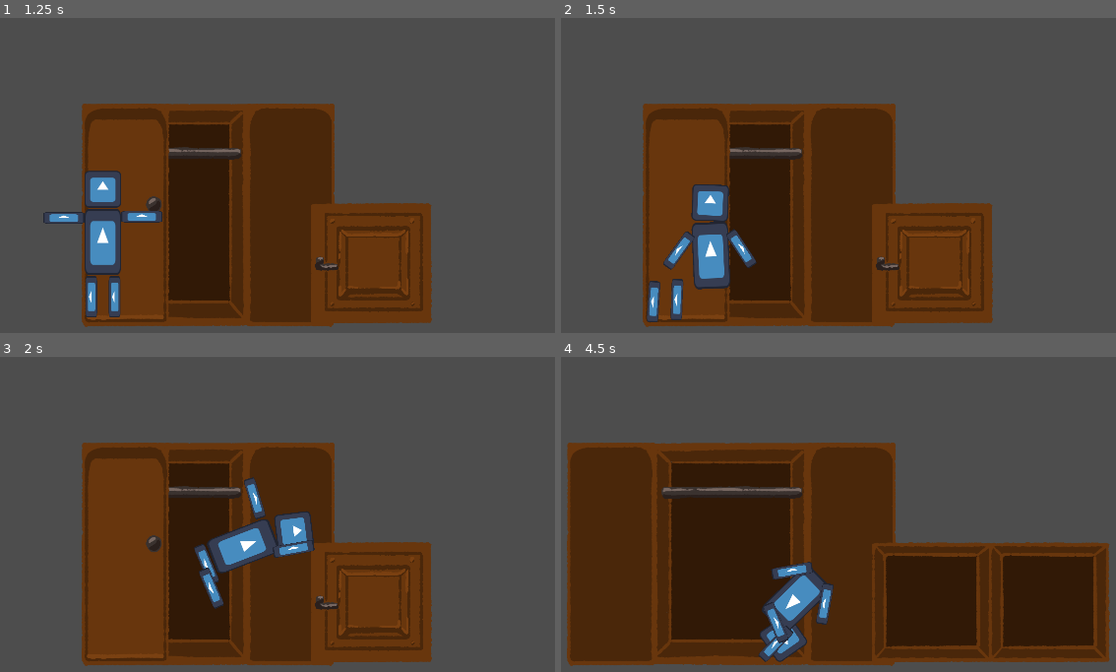
Above: before the commit, frames 1-4 (two rows, left to right).
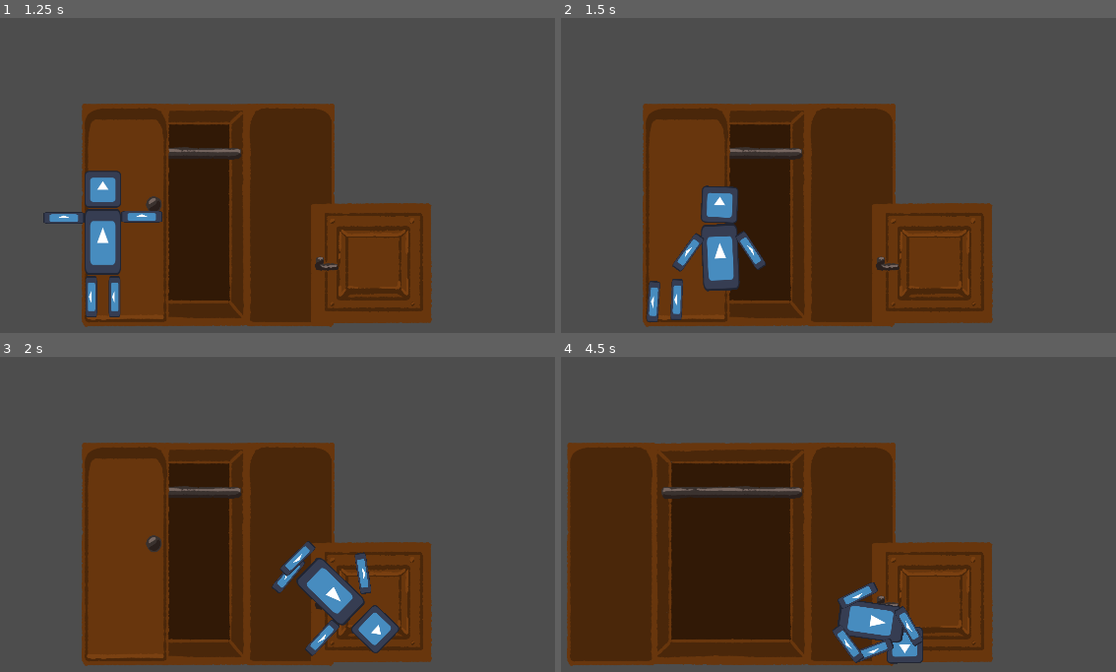
Above: after the commit, the same moments.

Repository: MaiaNavas404/global-game-jam-antwerp-MV
Game: Godot game, scene res://Levels/test_level.tscn
The game is run twice, just before and just after one commit, with the same random seed, the same clock (stepped at 60 frames per second) and the same inputs. The engine's default icon, where the game draws it, is replaced by a stand-in: a white triangle on a blue panel in a dark square.
Inputs (mouse positions are in pixels of both pictures, inside the frame that each line leads up to):
- Up to frame 1 (1.25 s): drag from (216, 216) to (371, 263) at 0.52 s
- Up to frame 2 (1.5 s): drag from (688, 216) to (932, 263) at 1.27 s
- Up to frame 3 (2 s): no input
- Up to frame 4 (4.5 s): move the mouse to (932, 602) at 2.02 s; click (932, 602) at 2.1 s; drag from (849, 404) to (777, 555) at 2.77 s; move the mouse to (outside the picture) at 3.52 s; click (outside the picture) at 3.6 s; drag from (683, 511) to (677, 404) at 4.27 s

Frame 1 is identical in both runs. In frame 2, 2.7% of the frame differs, in the area x 15-37%, y 52-96%; in frame 3, 6.0%; in frame 4, 18%, in the area x 35-99%, y 58-98%.
Error before the commit: Invalid access to property or key 'overlapping_area_count' on a base object of type 'RigidBody2D'. (res://RoomProps/hidableprops.gd:34)

Commit message:
ragdoll :')

Diff:
--- a/ggj-antwerp/RoomProps/Cupboard/cupboard.tscn
+++ b/ggj-antwerp/RoomProps/Cupboard/cupboard.tscn
@@ -56,12 +56,10 @@
 collision_mask = 0
 
 [node name="CollisionShape2D" type="CollisionShape2D" parent="CupboardL/ClickingArea" unique_id=12285542 groups=["Disabled"]]
-visible = false
 position = Vector2(156, 0)
 shape = SubResource("RectangleShape2D_1hxk6")
 
 [node name="CollisionShape2D2" type="CollisionShape2D" parent="CupboardL/ClickingArea" unique_id=479959953 groups=["Active"]]
-visible = false
 position = Vector2(292.75, 0)
 shape = SubResource("RectangleShape2D_hi20d")
 
--- a/ggj-antwerp/RoomProps/hidableprops.gd
+++ b/ggj-antwerp/RoomProps/hidableprops.gd
@@ -6,8 +6,13 @@
 var disabled_sprite : Sprite2D
 var active_clicking_collision : CollisionShape2D
 var disabled_clicking_collision : CollisionShape2D
-var hidable := false
-
+var hidable := false:
+	set(value):
+		if value:
+			clickable_area.z_index = 0
+		else:
+			clickable_area.z_index = 1
+		hidable = value
 func _ready():
 
 	for child in get_children():
@@ -24,6 +29,7 @@
 					disabled_clicking_collision = collisionshape
 	super._ready()
 	disabled_sprite.z_index = 1
+	clickable_area.z_index = 1
 	#hiding_area.area_entered.connect(on_dead_body_entered)
 	on_state_disabled()
 
@@ -31,8 +37,8 @@
 	if hidable:
 		var dead_bodies = hiding_area.get_overlapping_bodies()
 		for dead_body in dead_bodies:
-			if dead_body.overlapping_area_count >= dead_body.total_area_count and !dead_body.is_hidden:
-				hide_dead_body(dead_body)
+			if dead_body.get_parent().overlapping_area_count >= dead_body.get_parent().total_area_count and !dead_body.get_parent().is_hidden:
+				hide_dead_body(dead_body.get_parent())
 
 
 func on_state_disabled():
@@ -52,6 +58,8 @@
 	disabled_clicking_collision.disabled = state
 	active_clicking_collision.disabled = !state
 
-func hide_dead_body(body : RigidBody2D):
-	body.freeze = true
+func hide_dead_body(body):
+	for part in body.body_parts:
+		part.freeze = true
+
 	body.is_hidden = true
--- a/ggj-antwerp/SuspectObjects/body.gd
+++ b/ggj-antwerp/SuspectObjects/body.gd
@@ -15,12 +15,13 @@
 	set(value):
 		if value:
 			for part in body_parts:
+				part.gravity_scale = 0
 				part.freeze = true
 
 		elif !is_hidden:
 			for part in body_parts:
+				part.gravity_scale = 1
 				part.freeze = false
-
 		dragging = value
 
 @onready var torso := $Torso
@@ -34,28 +35,36 @@
 func _ready():
 	mouse_drag_area.mouse_entered.connect(_on_mouse_entered)
 	mouse_drag_area.mouse_exited.connect(_on_mouse_exited)
-	for area in $HideCheckAreas.get_children():
-		area.area_entered.connect(on_dead_body_area_entered)
-		area.area_exited.connect(on_dead_body_area_exited)
-		total_area_count += 1
 	z_index = 2
 
 	for child in get_children():
 		if child is RigidBody2D:
 			body_parts.append(child)
 			body_part_offsets.append(child.position - torso.position )
+
+	for part in body_parts:
+
+		for child in part.get_children():
+			if child.is_in_group("HideAreaCheck"):
+				var area = child
+				area.area_entered.connect(on_dead_body_area_entered)
+				area.area_exited.connect(on_dead_body_area_exited)
+				total_area_count += 1
+
 func _physics_process(delta: float) -> void:
 	if Input.is_action_just_pressed("click") and draggable:
 		dragging = true
 		mouse_offset = torso.position - get_global_mouse_position()
-	if dragging:
+	if dragging and torso.position.distance_to(get_global_mouse_position() + mouse_offset) > 50:
 		var direction = torso.position.direction_to(get_global_mouse_position() + mouse_offset)
+		#torso.move_and_collide(direction * 3000.0 * delta)
 		for i in len(body_parts):
-			body_parts[i].move_and_collide(direction * 2000.0 * delta)
+			body_parts[i].move_and_collide(direction * 3000.0 * delta)
 	if Input.is_action_just_released("click"):
 		dragging = false
 	if overlapping_area_count < total_area_count:
 		is_hidden = false
+
 
 func on_dead_body_area_entered(area : Area2D):
 	overlapping_area_count += 1
--- a/ggj-antwerp/SuspectObjects/body.tscn
+++ b/ggj-antwerp/SuspectObjects/body.tscn
@@ -3,10 +3,10 @@
 [ext_resource type="Script" uid="uid://c6cfronwp0ni3" path="res://SuspectObjects/body.gd" id="1_owrkx"]
 [ext_resource type="Texture2D" uid="uid://bctl80hvn4aa6" path="res://CleaningTools/icon.svg" id="1_qc14p"]
 
-[sub_resource type="RectangleShape2D" id="RectangleShape2D_rs05b"]
-
 [sub_resource type="RectangleShape2D" id="RectangleShape2D_owrkx"]
 size = Vector2(128, 128)
+
+[sub_resource type="RectangleShape2D" id="RectangleShape2D_rs05b"]
 
 [sub_resource type="RectangleShape2D" id="RectangleShape2D_4ycrf"]
 size = Vector2(128, 232)
@@ -31,29 +31,10 @@
 [node name="Body" type="Node2D" unique_id=289655189]
 script = ExtResource("1_owrkx")
 
-[node name="HideCheckAreas" type="Node2D" parent="." unique_id=486478733]
-
-[node name="DeadBodyArea" type="Area2D" parent="HideCheckAreas" unique_id=165592094]
-position = Vector2(0, -288)
-collision_layer = 4
-collision_mask = 16
-
-[node name="CollisionShape2D" type="CollisionShape2D" parent="HideCheckAreas/DeadBodyArea" unique_id=860009793]
-position = Vector2(-48, -48)
-shape = SubResource("RectangleShape2D_rs05b")
-
-[node name="DeadBodyArea2" type="Area2D" parent="HideCheckAreas" unique_id=1393222579]
-collision_layer = 4
-collision_mask = 16
-
-[node name="CollisionShape2D" type="CollisionShape2D" parent="HideCheckAreas/DeadBodyArea2" unique_id=1515291019]
-position = Vector2(48, -160)
-shape = SubResource("RectangleShape2D_rs05b")
-
 [node name="Head" type="RigidBody2D" parent="." unique_id=1584142434]
 position = Vector2(0, -448)
 collision_layer = 4
-collision_mask = 48
+collision_mask = 32
 can_sleep = false
 
 [node name="Sprite2D" type="Sprite2D" parent="Head" unique_id=394085064]
@@ -62,10 +43,14 @@
 [node name="CollisionShape2D" type="CollisionShape2D" parent="Head" unique_id=880768615]
 shape = SubResource("RectangleShape2D_owrkx")
 
-[node name="PinJoint2D" type="PinJoint2D" parent="Head" unique_id=750117865]
-position = Vector2(0, 68)
-node_a = NodePath("..")
-node_b = NodePath("../../Torso")
+[node name="DeadBodyArea" type="Area2D" parent="Head" unique_id=165592094 groups=["HideAreaCheck"]]
+position = Vector2(0, 160)
+collision_layer = 4
+collision_mask = 16
+
+[node name="CollisionShape2D" type="CollisionShape2D" parent="Head/DeadBodyArea" unique_id=860009793]
+position = Vector2(0, -168)
+shape = SubResource("RectangleShape2D_rs05b")
 
 [node name="Torso" type="RigidBody2D" parent="." unique_id=2048034777]
 position = Vector2(0, -264)
@@ -84,10 +69,28 @@
 [node name="CollisionShape2D" type="CollisionShape2D" parent="Torso/MouseDragArea" unique_id=1196075669]
 shape = SubResource("RectangleShape2D_dxbx3")
 
+[node name="DeadBodyArea2" type="Area2D" parent="Torso" unique_id=1393222579 groups=["HideAreaCheck"]]
+position = Vector2(0, 264)
+collision_layer = 4
+collision_mask = 16
+
+[node name="CollisionShape2D" type="CollisionShape2D" parent="Torso/DeadBodyArea2" unique_id=1515291019]
+position = Vector2(56, -160)
+shape = SubResource("RectangleShape2D_rs05b")
+
+[node name="DeadBodyArea3" type="Area2D" parent="Torso" unique_id=979989341 groups=["HideAreaCheck"]]
+position = Vector2(0, 264)
+collision_layer = 4
+collision_mask = 16
+
+[node name="CollisionShape2D" type="CollisionShape2D" parent="Torso/DeadBodyArea3" unique_id=1675485864]
+position = Vector2(-48, -368)
+shape = SubResource("RectangleShape2D_rs05b")
+
 [node name="ArmL" type="RigidBody2D" parent="." unique_id=690919558]
 position = Vector2(-136, -348)
 collision_layer = 4
-collision_mask = 48
+collision_mask = 32
 
 [node name="Sprite2D" type="Sprite2D" parent="ArmL" unique_id=2048832470]
 scale = Vector2(1.125, 0.3124999)
@@ -96,20 +99,19 @@
 [node name="CollisionShape2D2" type="CollisionShape2D" parent="ArmL" unique_id=1574412821]
 shape = SubResource("RectangleShape2D_6m4yc")
 
-[node name="PinJoint2D2" type="PinJoint2D" parent="ArmL" unique_id=792684086]
-position = Vector2(76, 0)
-node_a = NodePath("..")
-node_b = NodePath("../../Torso")
+[node name="DeadBodyArea2" type="Area2D" parent="ArmL" unique_id=1620578568 groups=["HideAreaCheck"]]
+position = Vector2(0, 264)
+collision_layer = 4
+collision_mask = 16
+
+[node name="CollisionShape2D" type="CollisionShape2D" parent="ArmL/DeadBodyArea2" unique_id=677533281]
+position = Vector2(-56, -264)
+shape = SubResource("RectangleShape2D_rs05b")
 
 [node name="ArmR" type="RigidBody2D" parent="." unique_id=1724598728]
 position = Vector2(136, -352)
 collision_layer = 4
-collision_mask = 48
-
-[node name="PinJoint2D3" type="PinJoint2D" parent="ArmR" unique_id=1701261361]
-position = Vector2(-75, 4)
-node_a = NodePath("..")
-node_b = NodePath("../../Torso")
+collision_mask = 32
 
 [node name="Sprite2D" type="Sprite2D" parent="ArmR" unique_id=1207610087]
 scale = Vector2(1.125, 0.3124999)
@@ -118,10 +120,19 @@
 [node name="CollisionShape2D2" type="CollisionShape2D" parent="ArmR" unique_id=1971247141]
 shape = SubResource("RectangleShape2D_ihaww")
 
+[node name="DeadBodyArea3" type="Area2D" parent="ArmR" unique_id=12145947 groups=["HideAreaCheck"]]
+position = Vector2(-88, 264)
+collision_layer = 4
+collision_mask = 16
+
+[node name="CollisionShape2D" type="CollisionShape2D" parent="ArmR/DeadBodyArea3" unique_id=437117586]
+position = Vector2(144, -264)
+shape = SubResource("RectangleShape2D_rs05b")
+
 [node name="LegL" type="RigidBody2D" parent="." unique_id=1263340492]
 position = Vector2(-141, 259)
 collision_layer = 4
-collision_mask = 48
+collision_mask = 32
 
 [node name="Sprite2D" type="Sprite2D" parent="LegL" unique_id=125181928]
 position = Vector2(101.00001, -331)
@@ -133,15 +144,10 @@
 position = Vector2(101, -331)
 shape = SubResource("CapsuleShape2D_owrkx")
 
-[node name="PinJoint2D4" type="PinJoint2D" parent="LegL" unique_id=2064767995]
-position = Vector2(101, -403)
-node_a = NodePath("..")
-node_b = NodePath("../../Torso")
-
 [node name="LegR" type="RigidBody2D" parent="." unique_id=74409102]
 position = Vector2(-60, 259)
 collision_layer = 4
-collision_mask = 48
+collision_mask = 32
 
 [node name="Sprite2D" type="Sprite2D" parent="LegR" unique_id=187710978]
 position = Vector2(101.00001, -331)
@@ -153,9 +159,29 @@
 position = Vector2(101, -331)
 shape = SubResource("CapsuleShape2D_dxbx3")
 
-[node name="PinJoint2D5" type="PinJoint2D" parent="LegR" unique_id=765852778]
-position = Vector2(100, -403)
-node_a = NodePath("..")
+[node name="PinJoints" type="Node2D" parent="." unique_id=516469386]
+
+[node name="PinJoint2D" type="PinJoint2D" parent="PinJoints" unique_id=750117865]
+position = Vector2(0, -380)
+node_a = NodePath("../../Head")
 node_b = NodePath("../../Torso")
 
-[node name="PinJoints" type="Node2D" parent="." unique_id=516469386]
+[node name="PinJoint2D2" type="PinJoint2D" parent="PinJoints" unique_id=792684086]
+position = Vector2(-60, -348)
+node_a = NodePath("../../ArmL")
+node_b = NodePath("../../Torso")
+
+[node name="PinJoint2D3" type="PinJoint2D" parent="PinJoints" unique_id=1701261361]
+position = Vector2(61, -348)
+node_a = NodePath("../../ArmR")
+node_b = NodePath("../../Torso")
+
+[node name="PinJoint2D4" type="PinJoint2D" parent="PinJoints" unique_id=2064767995]
+position = Vector2(-40, -144)
+node_a = NodePath("../../LegL")
+node_b = NodePath("../../Torso")
+
+[node name="PinJoint2D5" type="PinJoint2D" parent="PinJoints" unique_id=765852778]
+position = Vector2(40, -144)
+node_a = NodePath("../../LegR")
+node_b = NodePath("../../Torso")
Not shown, added: ggj-antwerp/RoomProps/Bed/bed.PNG.import
Not shown, added: ggj-antwerp/UI/UI_arrow.PNG.import
Not shown, added: ggj-antwerp/UI/UI_platter.PNG.import
